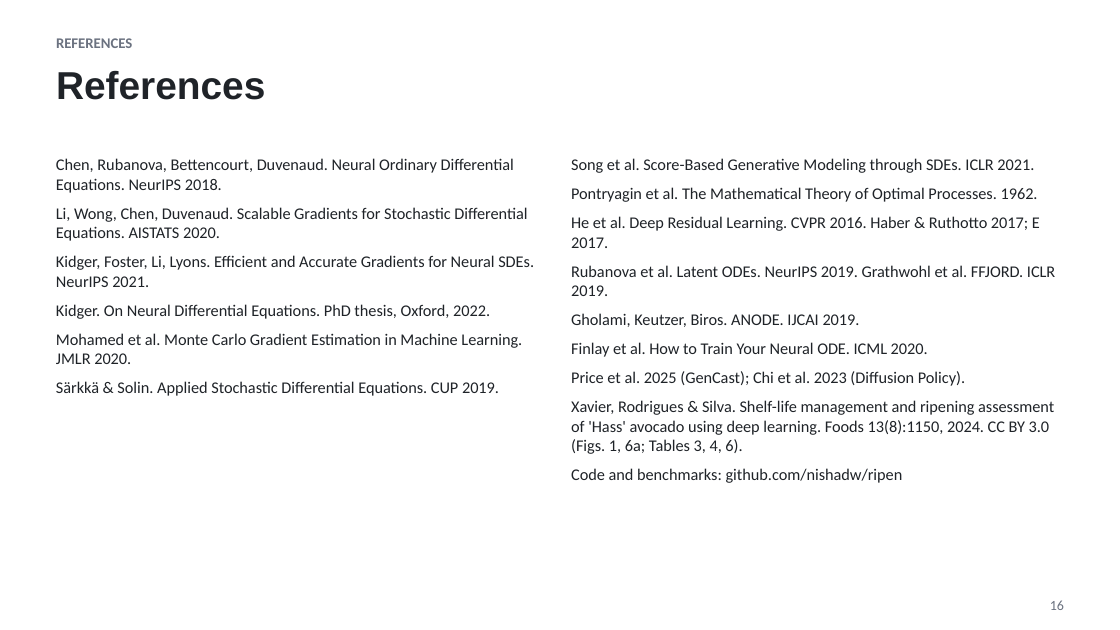
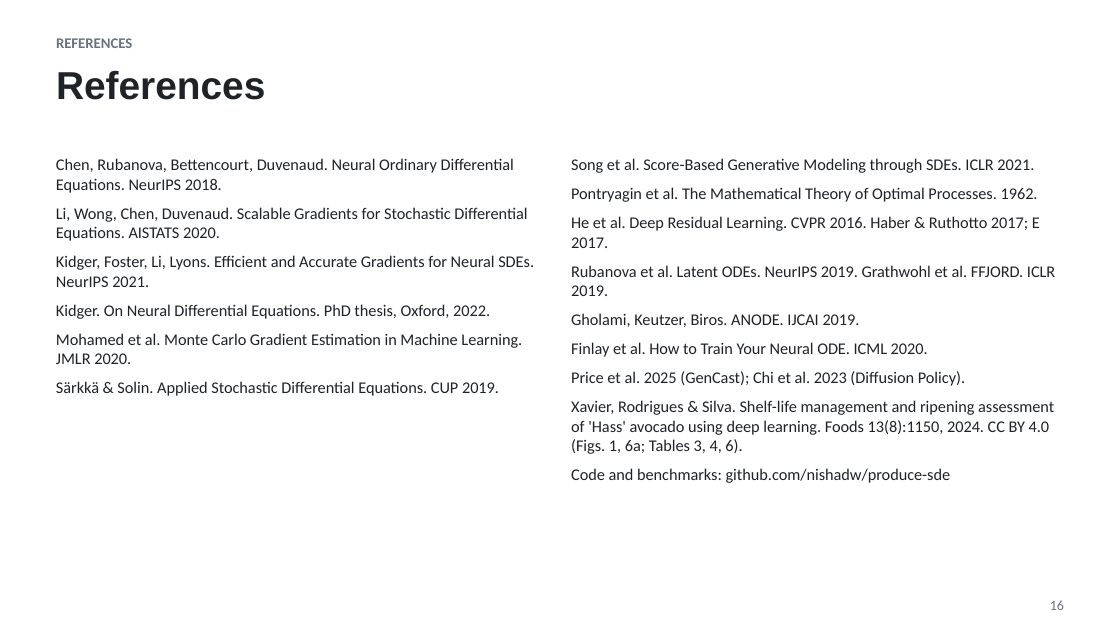
Before and after one commit to nishadw/produce-sde, a slide deck: slide 16 of foundations/lecture/neural_sde_lecture.pptx. Drawn at 1120x630 pixels with LibreOffice and Linux fonts; fonts in the diff are those of the drawing. Boxes give left, top, right and bottom in pixels: in the first picture for what was removed or moved away, otherwise in the second. Text is boxed around its words. In the diff, an @@ line names an element or a change of style, - is before the commit and + after.

```diff
--- a/foundations/lecture/neural_sde_lecture.pptx
+++ b/foundations/lecture/neural_sde_lecture.pptx
@@ text at box(571, 400, 1054, 483): text changed @@
-Xavier, Rodrigues & Silva. Shelf-life management and ripening assessment of 'Hass' avocado using deep learning. Foods 13(8):1150, 2024. CC BY 3.0 (Figs. 1, 6a; Tables 3, 4, 6).
-Code and benchmarks: github.com/nishadw/ripen
+Xavier, Rodrigues & Silva. Shelf-life management and ripening assessment of 'Hass' avocado using deep learning. Foods 13(8):1150, 2024. CC BY 4.0 (Figs. 1, 6a; Tables 3, 4, 6).
+Code and benchmarks: github.com/nishadw/produce-sde
```
Also in this commit, not shown: 1 other slide changed, 16 other files.
